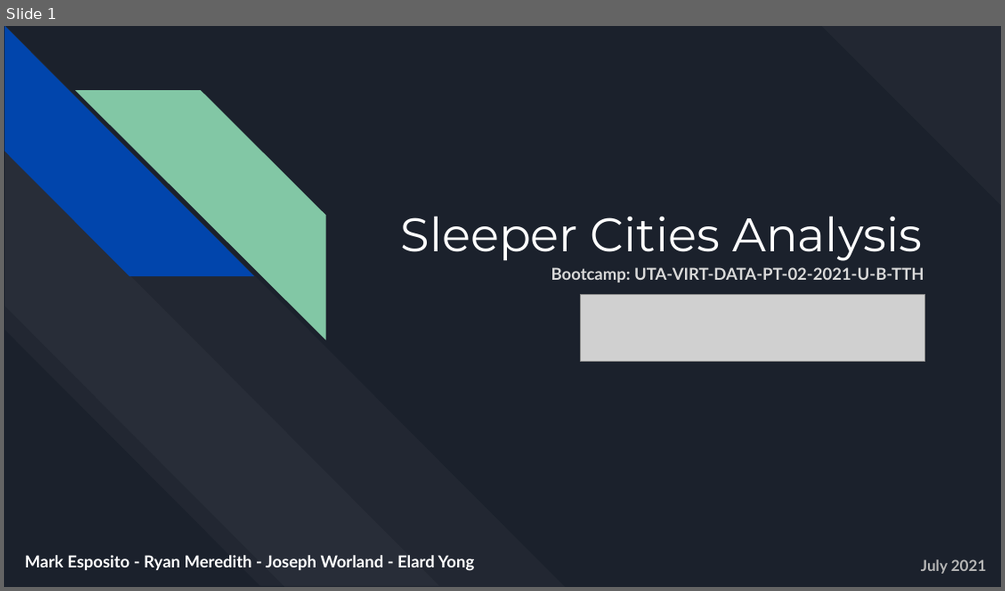
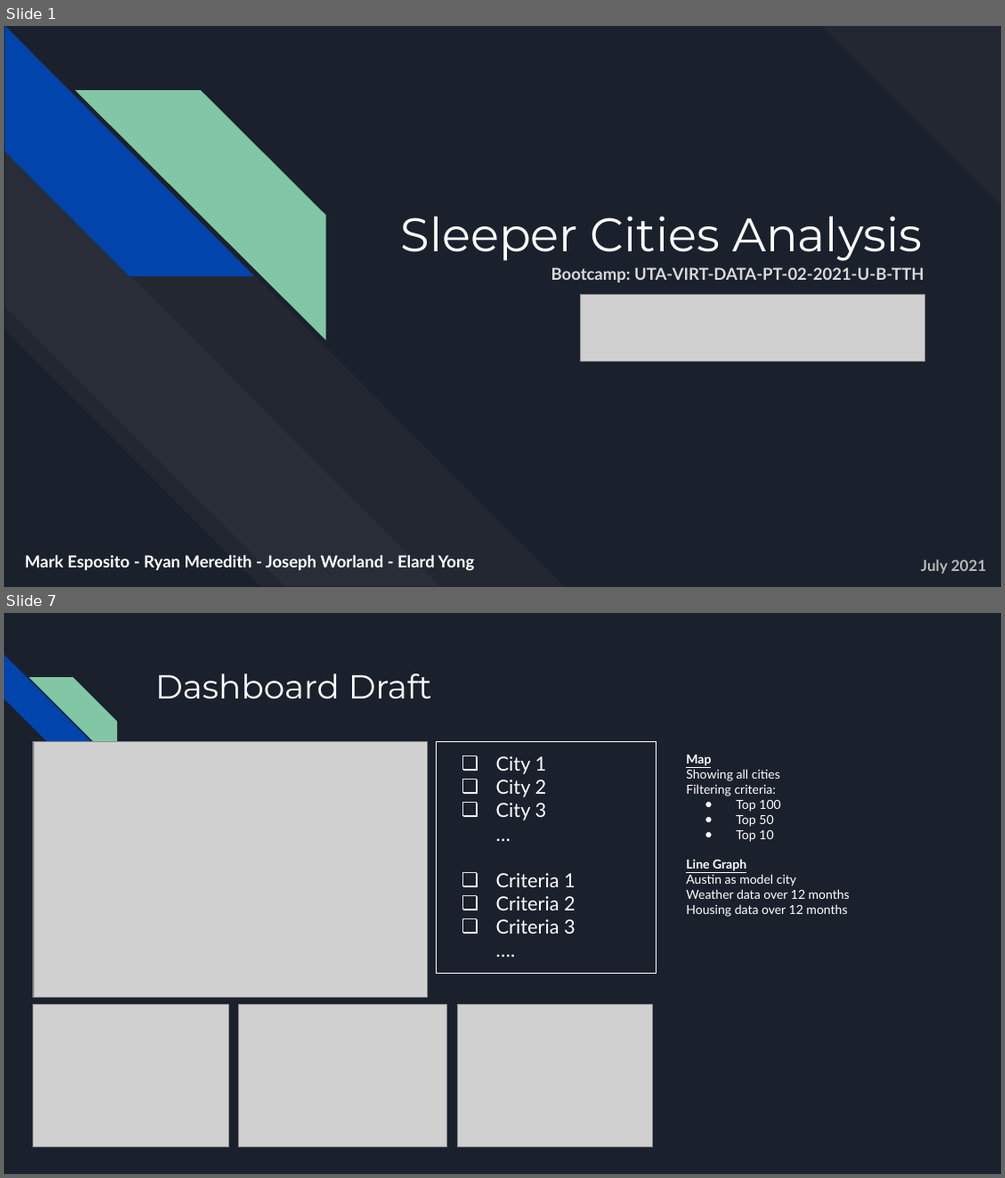
Before and after one commit to marke0816/Sleeper_Cities, a slide deck: Resources/Sleeper_Cities_Analysis.pptx. Shown one above the other, each under a label of ours: slide 1 before the commit, slides 1 and 7 after it; the slides between them are not shown. The pictures are 1005x591 and 1005x1178 pixels, drawn with LibreOffice and Linux fonts; fonts in the diff are those of the drawing; grey boxes stand for pictures. Boxes give left, top, right and bottom in pixels: in the first picture for what was removed or moved away, otherwise in the second. Text is boxed around its words. In the diff, an @@ line names an element or a change of style, - is before the commit and + after.

```diff
--- a/Resources/Sleeper_Cities_Analysis.pptx
+++ b/Resources/Sleeper_Cities_Analysis.pptx
@@ slide 7 added at (4,613,1001,1174), background #1B212C @@
@@ diag stripe added at (4,655,92,743), fill #0145AC @@
@@ diag stripe added at (29,677,117,764), fill #82C7A5 @@
@@ title added at (155,674,432,698), 24 pt, text #FFFFFF @@
+Dashboard Draft
@@ picture added at (32,741,427,997) @@
@@ rectangle added at (436,741,655,973), outline #FFFFFF 0.75 pt, 14 pt, text #FFFFFF @@
+❏ City 1
+❏ City 2
+❏ City 3
+…
+❏ Criteria 1
+❏ Criteria 2
+❏ Criteria 3
+….
@@ text added at (686,755,850,916), 9 pt, text #FFFFFF @@
+Map
+Showing all cities
+Filtering criteria:
+● Top 100
+● Top 50
+● Top 10
+Line Graph
+Austin as model city
+Weather data over 12 months
+Housing data over 12 months
@@ picture added at (32,1005,228,1147) @@
@@ picture added at (239,1005,447,1147) @@
@@ picture added at (458,1005,653,1147) @@
```
Also in this commit, not shown: 2 slides changed, 3 other slides added, 1 other file.
